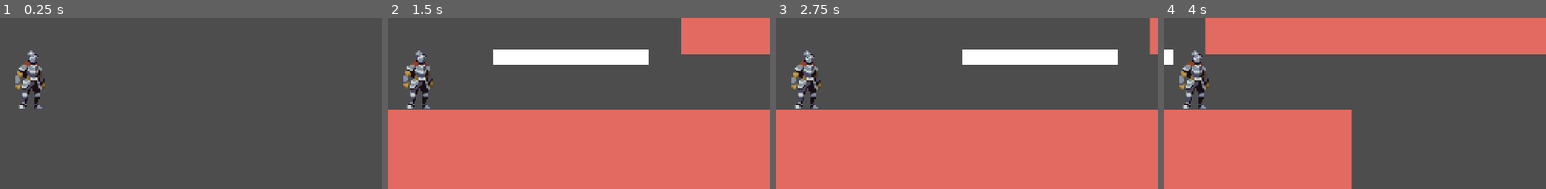
Above: before the commit, frames 1-4 (left to right).
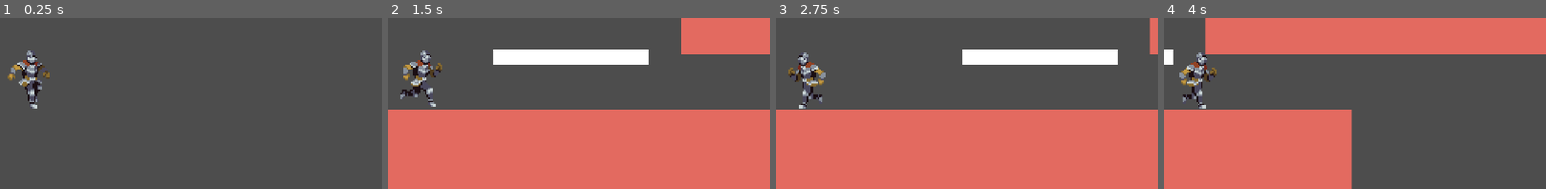
Above: after the commit, the same moments.

Repository: felipeViana/LoopGame
Game: Godot game, scene res://scenes/main_scene.tscn
The game is run twice, just before and just after one commit, with the same random seed, the same clock (stepped at 60 frames per second) and the same inputs.
Inputs:
- Up to frame 1 (0.25 s): no input
- Up to frame 2 (1.5 s): hold Right (move_right) from 0.53 s (still down); tap Space (jump) at 0.77 s
- Up to frame 3 (2.75 s): tap Space (jump) at 1.52 s; release Right (move_right) at 2.03 s; hold Left (move_left) from 2.03 s (still down)
- Up to frame 4 (4 s): release Left (move_left) at 2.78 s; hold Right (move_right) from 2.78 s (still down); tap Space (jump) at 3.02, 3.77 s
The pictures show only the part of the screen within x 46-96%, y 45-95%; the shares and areas given below are measured in that part.

The runs differ from the first frame. In frame 1, 1.4% of the frame differs, in the area x 2-13%, y 18-54%; in frame 2, 1.6%, in the area x 3-15%, y 18-54%; in frame 3, 1.6%; in frame 4, 1.5%.

Commit message:
finish player animations

Diff:
--- a/scenes/player.tscn
+++ b/scenes/player.tscn
@@ -1,116 +1,14 @@
-[gd_scene load_steps=9 format=3 uid="uid://bth0n3a3ghrqf"]
+[gd_scene load_steps=13 format=3 uid="uid://bth0n3a3ghrqf"]
 
 [ext_resource type="Script" uid="uid://dqdyh86diwa8y" path="res://scripts/player.gd" id="1_g2els"]
 [ext_resource type="Texture2D" uid="uid://pgd1dyde3idr" path="res://assets/textures/_Idle.png" id="2_g2els"]
 [ext_resource type="Texture2D" uid="uid://beus3kxi6yrlb" path="res://assets/textures/_Jump.png" id="3_qhqgy"]
+[ext_resource type="Texture2D" uid="uid://wa02bxti8yl6" path="res://assets/textures/_Run.png" id="4_dqkch"]
+[ext_resource type="Texture2D" uid="uid://car0wu3ctm3fv" path="res://assets/textures/_Fall.png" id="5_qlg0r"]
 
 [sub_resource type="CapsuleShape2D" id="CapsuleShape2D_4flbx"]
 radius = 8.0
 height = 34.0
-
-[sub_resource type="Animation" id="Animation_qhqgy"]
-length = 0.001
-tracks/0/type = "value"
-tracks/0/imported = false
-tracks/0/enabled = true
-tracks/0/path = NodePath("Sprite2D:texture")
-tracks/0/interp = 1
-tracks/0/loop_wrap = true
-tracks/0/keys = {
-"times": PackedFloat32Array(0),
-"transitions": PackedFloat32Array(1),
-"update": 1,
-"values": [ExtResource("2_g2els")]
-}
-tracks/1/type = "value"
-tracks/1/imported = false
-tracks/1/enabled = true
-tracks/1/path = NodePath("Sprite2D:hframes")
-tracks/1/interp = 1
-tracks/1/loop_wrap = true
-tracks/1/keys = {
-"times": PackedFloat32Array(0),
-"transitions": PackedFloat32Array(1),
-"update": 1,
-"values": [10]
-}
-tracks/2/type = "value"
-tracks/2/imported = false
-tracks/2/enabled = true
-tracks/2/path = NodePath("Sprite2D:vframes")
-tracks/2/interp = 1
-tracks/2/loop_wrap = true
-tracks/2/keys = {
-"times": PackedFloat32Array(0),
-"transitions": PackedFloat32Array(1),
-"update": 1,
-"values": [1]
-}
-tracks/3/type = "value"
-tracks/3/imported = false
-tracks/3/enabled = true
-tracks/3/path = NodePath("Sprite2D:frame")
-tracks/3/interp = 1
-tracks/3/loop_wrap = true
-tracks/3/keys = {
-"times": PackedFloat32Array(0),
-"transitions": PackedFloat32Array(1),
-"update": 1,
-"values": [0]
-}
-
-[sub_resource type="Animation" id="Animation_g2els"]
-resource_name = "idle"
-loop_mode = 1
-step = 0.1
-tracks/0/type = "value"
-tracks/0/imported = false
-tracks/0/enabled = true
-tracks/0/path = NodePath("Sprite2D:texture")
-tracks/0/interp = 1
-tracks/0/loop_wrap = true
-tracks/0/keys = {
-"times": PackedFloat32Array(0),
-"transitions": PackedFloat32Array(1),
-"update": 1,
-"values": [ExtResource("2_g2els")]
-}
-tracks/1/type = "value"
-tracks/1/imported = false
-tracks/1/enabled = true
-tracks/1/path = NodePath("Sprite2D:hframes")
-tracks/1/interp = 1
-tracks/1/loop_wrap = true
-tracks/1/keys = {
-"times": PackedFloat32Array(0),
-"transitions": PackedFloat32Array(1),
-"update": 1,
-"values": [10]
-}
-tracks/2/type = "value"
-tracks/2/imported = false
-tracks/2/enabled = true
-tracks/2/path = NodePath("Sprite2D:vframes")
-tracks/2/interp = 1
-tracks/2/loop_wrap = true
-tracks/2/keys = {
-"times": PackedFloat32Array(0),
-"transitions": PackedFloat32Array(1),
-"update": 1,
-"values": [1]
-}
-tracks/3/type = "value"
-tracks/3/imported = false
-tracks/3/enabled = true
-tracks/3/path = NodePath("Sprite2D:frame")
-tracks/3/interp = 1
-tracks/3/loop_wrap = true
-tracks/3/keys = {
-"times": PackedFloat32Array(0, 0.1, 0.2, 0.3, 0.4, 0.5, 0.6, 0.7, 0.8),
-"transitions": PackedFloat32Array(1, 1, 1, 1, 1, 1, 1, 1, 1),
-"update": 1,
-"values": [0, 1, 2, 3, 4, 5, 6, 7, 8]
-}
 
 [sub_resource type="Animation" id="Animation_dqkch"]
 resource_name = "Jump"
@@ -166,11 +64,224 @@
 "values": [0, 1, 2]
 }
 
+[sub_resource type="Animation" id="Animation_qhqgy"]
+length = 0.001
+tracks/0/type = "value"
+tracks/0/imported = false
+tracks/0/enabled = true
+tracks/0/path = NodePath("Sprite2D:texture")
+tracks/0/interp = 1
+tracks/0/loop_wrap = true
+tracks/0/keys = {
+"times": PackedFloat32Array(0),
+"transitions": PackedFloat32Array(1),
+"update": 1,
+"values": [ExtResource("2_g2els")]
+}
+tracks/1/type = "value"
+tracks/1/imported = false
+tracks/1/enabled = true
+tracks/1/path = NodePath("Sprite2D:hframes")
+tracks/1/interp = 1
+tracks/1/loop_wrap = true
+tracks/1/keys = {
+"times": PackedFloat32Array(0),
+"transitions": PackedFloat32Array(1),
+"update": 1,
+"values": [10]
+}
+tracks/2/type = "value"
+tracks/2/imported = false
+tracks/2/enabled = true
+tracks/2/path = NodePath("Sprite2D:vframes")
+tracks/2/interp = 1
+tracks/2/loop_wrap = true
+tracks/2/keys = {
+"times": PackedFloat32Array(0),
+"transitions": PackedFloat32Array(1),
+"update": 1,
+"values": [1]
+}
+tracks/3/type = "value"
+tracks/3/imported = false
+tracks/3/enabled = true
+tracks/3/path = NodePath("Sprite2D:frame")
+tracks/3/interp = 1
+tracks/3/loop_wrap = true
+tracks/3/keys = {
+"times": PackedFloat32Array(0),
+"transitions": PackedFloat32Array(1),
+"update": 1,
+"values": [0]
+}
+
+[sub_resource type="Animation" id="Animation_g2els"]
+resource_name = "idle"
+loop_mode = 1
+step = 0.1
+tracks/0/type = "value"
+tracks/0/imported = false
+tracks/0/enabled = true
+tracks/0/path = NodePath("Sprite2D:texture")
+tracks/0/interp = 1
+tracks/0/loop_wrap = true
+tracks/0/keys = {
+"times": PackedFloat32Array(0),
+"transitions": PackedFloat32Array(1),
+"update": 1,
+"values": [ExtResource("2_g2els")]
+}
+tracks/1/type = "value"
+tracks/1/imported = false
+tracks/1/enabled = true
+tracks/1/path = NodePath("Sprite2D:hframes")
+tracks/1/interp = 1
+tracks/1/loop_wrap = true
+tracks/1/keys = {
+"times": PackedFloat32Array(0),
+"transitions": PackedFloat32Array(1),
+"update": 1,
+"values": [10]
+}
+tracks/2/type = "value"
+tracks/2/imported = false
+tracks/2/enabled = true
+tracks/2/path = NodePath("Sprite2D:vframes")
+tracks/2/interp = 1
+tracks/2/loop_wrap = true
+tracks/2/keys = {
+"times": PackedFloat32Array(0),
+"transitions": PackedFloat32Array(1),
+"update": 1,
+"values": [1]
+}
+tracks/3/type = "value"
+tracks/3/imported = false
+tracks/3/enabled = true
+tracks/3/path = NodePath("Sprite2D:frame")
+tracks/3/interp = 1
+tracks/3/loop_wrap = true
+tracks/3/keys = {
+"times": PackedFloat32Array(0, 0.1, 0.2, 0.3, 0.4, 0.5, 0.6, 0.7, 0.8),
+"transitions": PackedFloat32Array(1, 1, 1, 1, 1, 1, 1, 1, 1),
+"update": 1,
+"values": [0, 1, 2, 3, 4, 5, 6, 7, 8]
+}
+
+[sub_resource type="Animation" id="Animation_qlg0r"]
+resource_name = "run"
+loop_mode = 1
+step = 0.1
+tracks/0/type = "value"
+tracks/0/imported = false
+tracks/0/enabled = true
+tracks/0/path = NodePath("Sprite2D:texture")
+tracks/0/interp = 1
+tracks/0/loop_wrap = true
+tracks/0/keys = {
+"times": PackedFloat32Array(0),
+"transitions": PackedFloat32Array(1),
+"update": 1,
+"values": [ExtResource("4_dqkch")]
+}
+tracks/1/type = "value"
+tracks/1/imported = false
+tracks/1/enabled = true
+tracks/1/path = NodePath("Sprite2D:hframes")
+tracks/1/interp = 1
+tracks/1/loop_wrap = true
+tracks/1/keys = {
+"times": PackedFloat32Array(0),
+"transitions": PackedFloat32Array(1),
+"update": 1,
+"values": [10]
+}
+tracks/2/type = "value"
+tracks/2/imported = false
+tracks/2/enabled = true
+tracks/2/path = NodePath("Sprite2D:vframes")
+tracks/2/interp = 1
+tracks/2/loop_wrap = true
+tracks/2/keys = {
+"times": PackedFloat32Array(0),
+"transitions": PackedFloat32Array(1),
+"update": 1,
+"values": [1]
+}
+tracks/3/type = "value"
+tracks/3/imported = false
+tracks/3/enabled = true
+tracks/3/path = NodePath("Sprite2D:frame")
+tracks/3/interp = 1
+tracks/3/loop_wrap = true
+tracks/3/keys = {
+"times": PackedFloat32Array(0, 0.1, 0.2, 0.3, 0.4, 0.5, 0.6, 0.7, 0.8),
+"transitions": PackedFloat32Array(1, 1, 1, 1, 1, 1, 1, 1, 1),
+"update": 1,
+"values": [0, 1, 2, 3, 4, 5, 6, 7, 8]
+}
+
+[sub_resource type="Animation" id="Animation_tuyoq"]
+resource_name = "fall"
+length = 0.3
+loop_mode = 1
+step = 0.1
+tracks/0/type = "value"
+tracks/0/imported = false
+tracks/0/enabled = true
+tracks/0/path = NodePath("Sprite2D:texture")
+tracks/0/interp = 1
+tracks/0/loop_wrap = true
+tracks/0/keys = {
+"times": PackedFloat32Array(0),
+"transitions": PackedFloat32Array(1),
+"update": 1,
+"values": [ExtResource("5_qlg0r")]
+}
+tracks/1/type = "value"
+tracks/1/imported = false
+tracks/1/enabled = true
+tracks/1/path = NodePath("Sprite2D:hframes")
+tracks/1/interp = 1
+tracks/1/loop_wrap = true
+tracks/1/keys = {
+"times": PackedFloat32Array(0),
+"transitions": PackedFloat32Array(1),
+"update": 1,
+"values": [3]
+}
+tracks/2/type = "value"
+tracks/2/imported = false
+tracks/2/enabled = true
+tracks/2/path = NodePath("Sprite2D:vframes")
+tracks/2/interp = 1
+tracks/2/loop_wrap = true
+tracks/2/keys = {
+"times": PackedFloat32Array(0),
+"transitions": PackedFloat32Array(1),
+"update": 1,
+"values": [1]
+}
+tracks/3/type = "value"
+tracks/3/imported = false
+tracks/3/enabled = true
+tracks/3/path = NodePath("Sprite2D:frame")
+tracks/3/interp = 1
+tracks/3/loop_wrap = true
+tracks/3/keys = {
+"times": PackedFloat32Array(0, 0.1, 0.2),
+"transitions": PackedFloat32Array(1, 1, 1),
+"update": 1,
+"values": [0, 1, 2]
+}
+
 [sub_resource type="AnimationLibrary" id="AnimationLibrary_dqkch"]
 _data = {
 &"Jump": SubResource("Animation_dqkch"),
 &"RESET": SubResource("Animation_qhqgy"),
-&"idle": SubResource("Animation_g2els")
+&"fall": SubResource("Animation_tuyoq"),
+&"idle": SubResource("Animation_g2els"),
+&"run": SubResource("Animation_qlg0r")
 }
 
 [node name="Player" type="CharacterBody2D"]
@@ -182,7 +293,6 @@
 hframes = 10
 
 [node name="CollisionShape2D" type="CollisionShape2D" parent="."]
-visible = false
 position = Vector2(0, -17)
 shape = SubResource("CapsuleShape2D_4flbx")
 
--- a/scripts/player.gd
+++ b/scripts/player.gd
@@ -21,12 +21,31 @@
 
 	velocity.x = speed * horizontal_direction
 
-	move_and_slide()
-	update_animations()
 
 
-func update_animations():
-	if velocity.y<0:
-		animation_player.play("Jump")
+	if horizontal_direction != 0:
+		flip_direction(horizontal_direction)
+
+	move_and_slide()
+	update_animations(horizontal_direction)
+
+
+func update_animations(horizontal_direction):
+	if is_on_floor():
+		if horizontal_direction != 0:
+			animation_player.play("run")
+		else:
+			animation_player.play("idle")
 	else:
-		animation_player.play("idle")
+		if velocity.y < 0:
+			animation_player.play("Jump")
+		else:
+			animation_player.play("fall")
+
+func flip_direction(horizontal_direction):
+	if horizontal_direction == -1:
+		sprite.flip_h = true
+		sprite.position.x = -4
+	elif horizontal_direction == 1:
+		sprite.flip_h = false
+		sprite.position.x = 4
